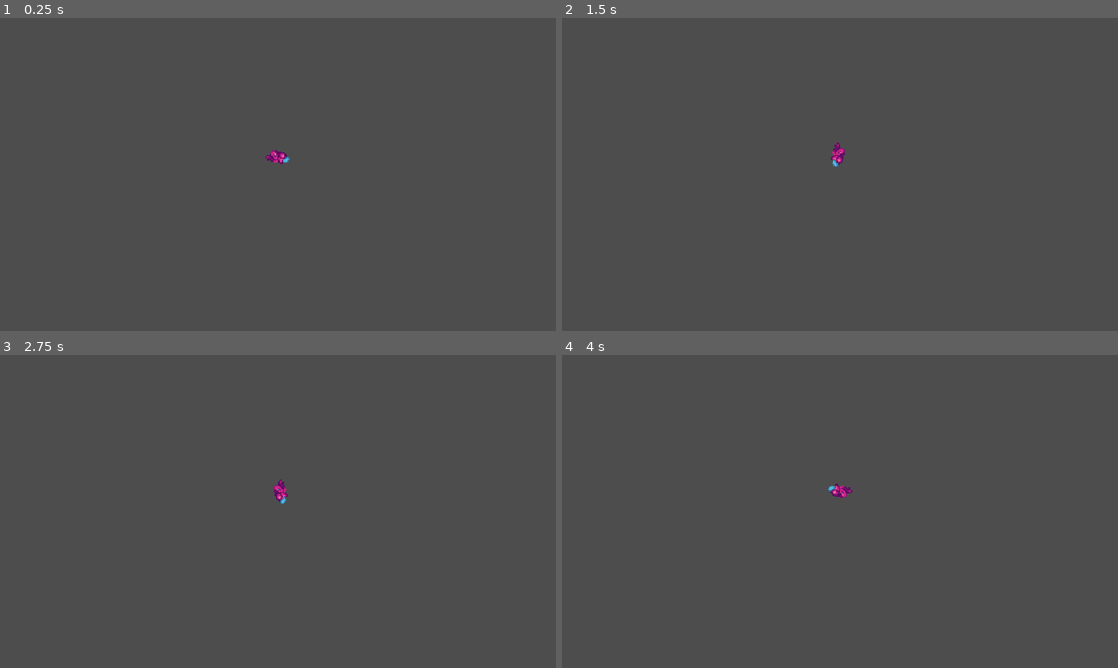
Above: before the commit, frames 1-4 (two rows, left to right).
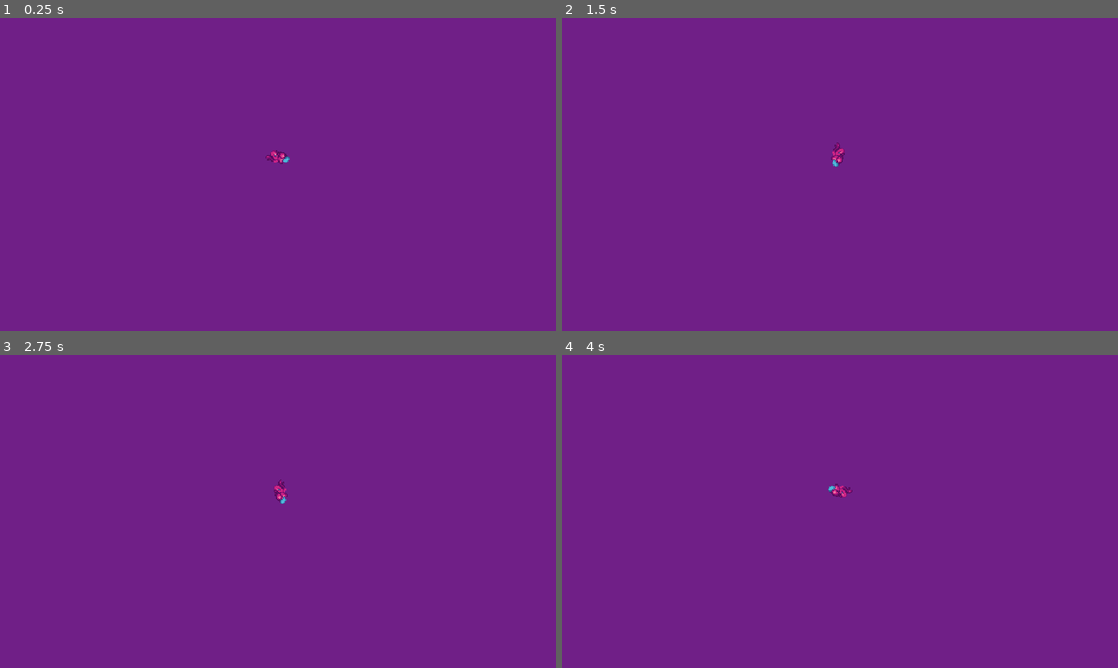
Above: after the commit, the same moments.

Repository: 1KatanaNZ/My-game
Game: Godot game, scene res://levels/base_level.tscn
The game is run twice, just before and just after one commit, with the same random seed, the same clock (stepped at 60 frames per second) and the same inputs.
Inputs:
- Up to frame 1 (0.25 s): no input
- Up to frame 2 (1.5 s): hold D (move_right) from 0.53 s (still down); tap L (shoot) at 0.6, 1.35 s; tap W (jump) at 0.77 s
- Up to frame 3 (2.75 s): tap W (jump) at 1.52 s; release D (move_right) at 2.03 s; hold A (move_left) from 2.03 s (still down); tap L (shoot) at 2.1 s
- Up to frame 4 (4 s): release A (move_left) at 2.78 s; hold D (move_right) from 2.78 s (still down); tap L (shoot) at 2.85, 3.6 s; tap W (jump) at 3.02, 3.77 s

The runs differ from the first frame. In frame 1, 100% of the frame differs, in the area x 0-100%, y 0-100%; in frame 2, 100%; in frame 3, 100%; in frame 4, 100%.

Commit message:
Version 2.0

Diff:
--- a/levels/level_1.tscn
+++ b/levels/level_1.tscn
@@ -1,8 +1,9 @@
-[gd_scene load_steps=4 format=4 uid="uid://dqquk6hj37fjl"]
+[gd_scene load_steps=5 format=4 uid="uid://dqquk6hj37fjl"]
 
 [ext_resource type="PackedScene" uid="uid://djb8yp7ywku2n" path="res://levels/base_level.tscn" id="1_4ulij"]
 [ext_resource type="PackedScene" uid="uid://bejkvn7l5qt0n" path="res://background/parallax_background.tscn" id="2_h1d6t"]
 [ext_resource type="PackedScene" uid="uid://c3umxx13kij55" path="res://levels/audio_stream_player.tscn" id="3_unbqs"]
+[ext_resource type="PackedScene" uid="uid://dxw37qj8ia073" path="res://enemy/crab.tscn" id="4_rp72a"]
 
 [node name="Level 1" instance=ExtResource("1_4ulij")]
 
@@ -30,3 +31,9 @@
 
 [node name="AudioStreamPlayer" parent="." index="3" instance=ExtResource("3_unbqs")]
 volume_db = -13.388
+
+[node name="Crab" parent="." index="4" instance=ExtResource("4_rp72a")]
+position = Vector2(408, -64)
+
+[node name="Crab2" parent="." index="5" instance=ExtResource("4_rp72a")]
+position = Vector2(280, -161)
--- a/levels/main_menu.gd
+++ b/levels/main_menu.gd
@@ -1,6 +1,6 @@
 extends CanvasLayer
 
-var GameManager
+
 
 func _on_play_pressed():
 	GameManager.start_game()
--- a/levels/menu.gd
+++ b/levels/menu.gd
@@ -8,9 +8,6 @@
 	get_tree().change_scene_to_file("res://levels/level_1.tscn")
 
 
-func _on_options_pressed():
-	var options = load("res://levels/options.tscn")
-	get_tree().current_scene.add_child(options)
 
-func _on_quit_pressed():
+func _on_exit_pressed():
 	get_tree().quit()
--- a/player/player.tscn
+++ b/player/player.tscn
@@ -257,9 +257,10 @@
 sprite_frames = SubResource("SpriteFrames_edifq")
 animation = &"run_shoot"
 autoplay = "idle"
-frame = 1
-frame_progress = 0.783187
+frame = 8
+frame_progress = 0.672391
 
 [node name="CollisionShape2D" type="CollisionShape2D" parent="."]
+visible = false
 position = Vector2(0, -20)
 shape = SubResource("CapsuleShape2D_a4rn7")
--- a/project.godot
+++ b/project.godot
@@ -14,6 +14,10 @@
 run/main_scene="res://levels/base_level.tscn"
 config/features=PackedStringArray("4.3", "Forward Plus")
 config/icon="res://icon.svg"
+
+[autoload]
+
+GameManager="*res://scripts/game_manager.gd"
 
 [display]
 
--- a/scripts/game_manager.gd
+++ b/scripts/game_manager.gd
@@ -9,6 +9,10 @@
 func start_game():
 	transition_to_scene(level_1.resource_path)
 
+func exit_game():
+	get_tree().quit()
+
+
 
 func transition_to_scene(scene_path):
 	await get_tree().create_timer(0.5).timeout
